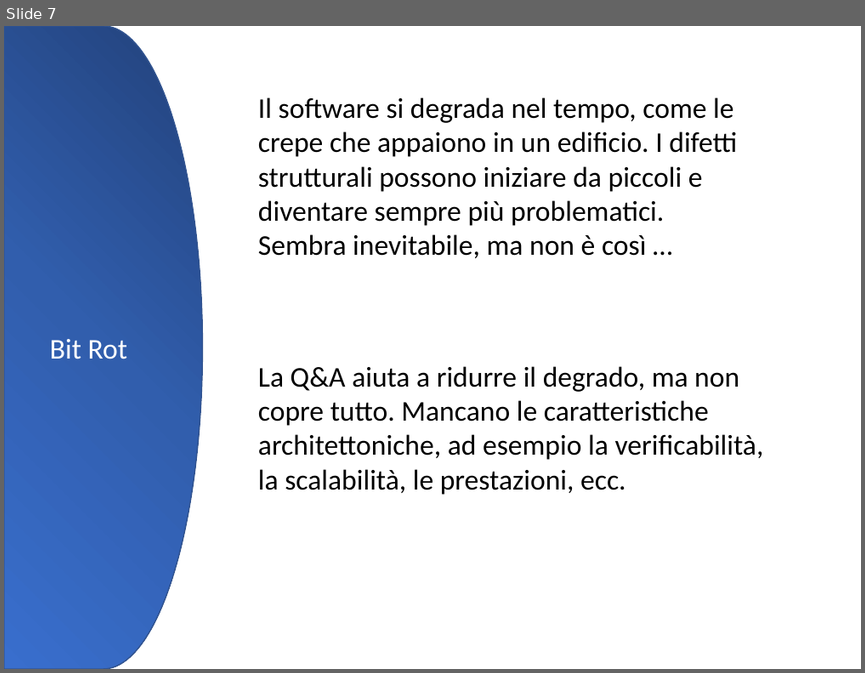
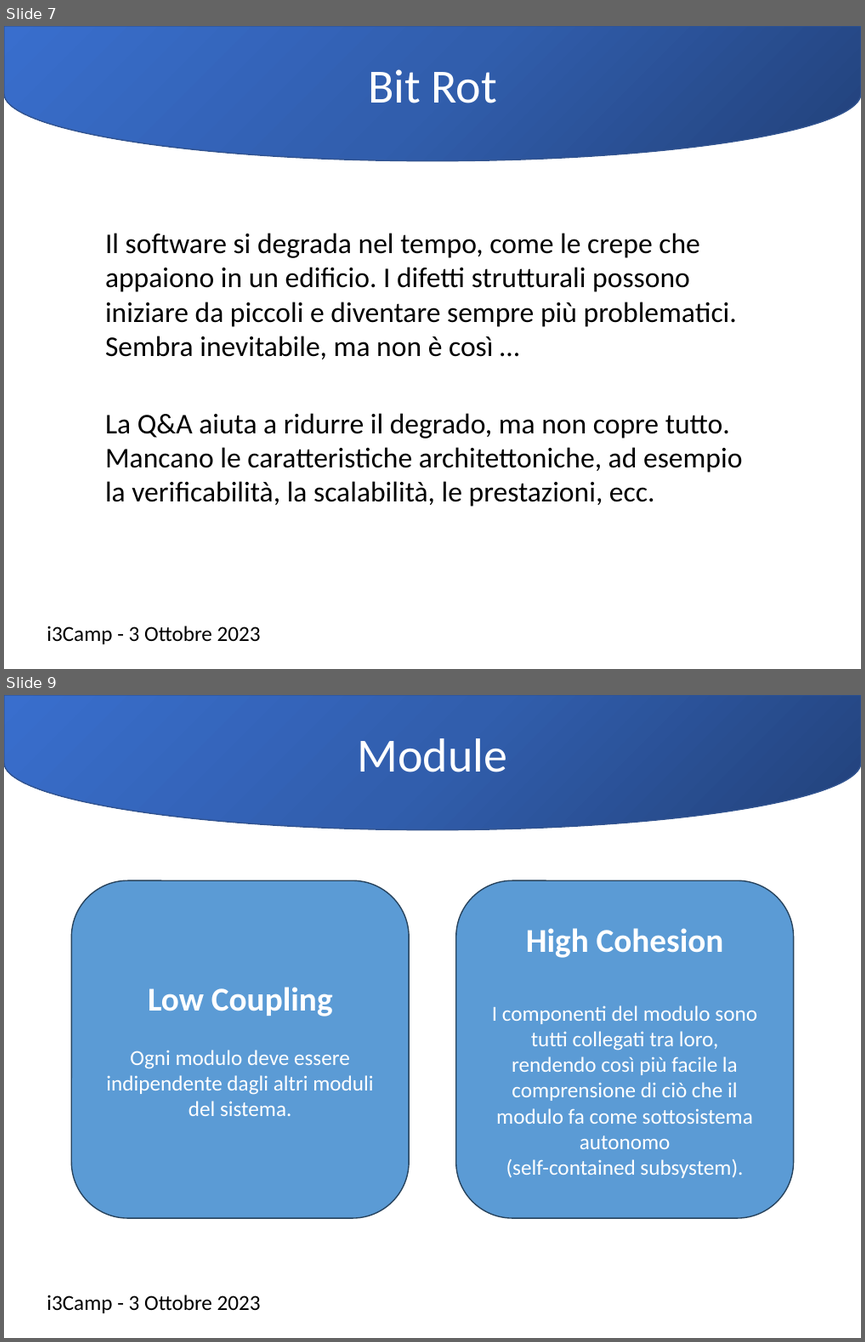
Before and after one commit to Ace68/slide, a slide deck: 2023/20231004-i3Camp/20231003-i3Camp.pptx. Shown one above the other, each under a label of ours: slide 7 before the commit, slides 7 and 9 after it; the slides between them are not shown. The pictures are 865x673 and 865x1342 pixels, drawn with LibreOffice and Linux fonts; fonts in the diff are those of the drawing; background and template pictures are left out. Boxes give left, top, right and bottom in pixels: in the first picture for what was removed or moved away, otherwise in the second. Text is boxed around its words. In the diff, an @@ line names an element or a change of style, - is before the commit and + after.

Commit message:
i3Camp 2023-10

```diff
--- a/2023/20231004-i3Camp/20231003-i3Camp.pptx
+++ b/2023/20231004-i3Camp/20231003-i3Camp.pptx
@@ slide 9 added at (x1=4, y1=695, x2=861, y2=1338), background #FFFFFF @@
@@ flow chart delay added at (x1=4, y1=696, x2=860, y2=830), fill gradient #23427A to #315EAD to #3A6FCE, outline #325491 1 pt, 40 pt, text #FFFFFF @@
+Module
@@ title added at (x1=4, y1=879, x2=189, y2=1118), 24 pt, text #FFFFFF @@
+Misintegration
@@ rounded rectangle added at (x1=72, y1=881, x2=409, y2=1219), fill #5B9BD5, outline #28445D 1 pt, 18 pt, text #FFFFFF @@
+Low Coupling
+Ogni modulo deve essere indipendente dagli altri moduli del sistema.
@@ rounded rectangle added at (x1=456, y1=881, x2=794, y2=1219), fill #5B9BD5, outline #28445D 1 pt, 18 pt, text #FFFFFF @@
+High Cohesion
+I componenti del modulo sono tutti collegati tra loro, rendendo così più facile la comprensione di ciò che il modulo fa come sottosistema autonomo
+(self-contained subsystem).
@@ text added at (x1=46, y1=1294, x2=261, y2=1313), 18 pt, text #000000 @@
+i3Camp - 3 Ottobre 2023
@@ slide 7 changed as well @@
@@ flow chart delay "Bit Rot" at (x1=4, y1=27, x2=860, y2=161): size 24 to 40 pt; rotation 0 to 90 degrees @@
@@ text "Il software si degrada nel ..." rewrapped from (x1=258, y1=97, x2=737, y2=258) to (x1=105, y1=233, x2=737, y2=359) @@
@@ text "La Q&A aiuta a ridurre ..." rewrapped from (x1=258, y1=366, x2=764, y2=494) to (x1=105, y1=413, x2=742, y2=506) @@
@@ text added at (x1=46, y1=625, x2=261, y2=644), 18 pt, text #000000 @@
+i3Camp - 3 Ottobre 2023
```
Also in this commit, not shown: 6 other slides changed, 4 other slides added, 4 slides removed.
